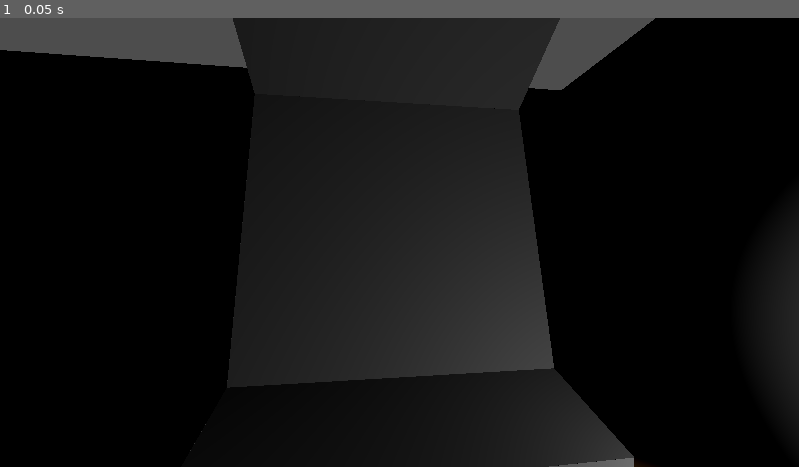
Above: before the commit, frame 1.
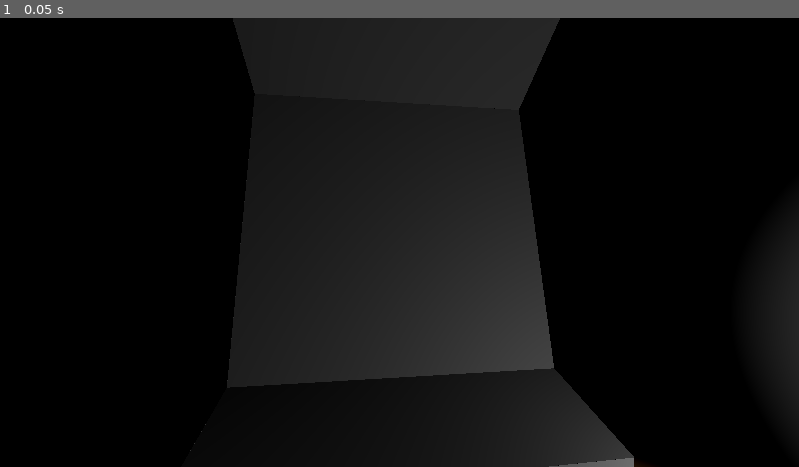
Above: after the commit, the same moment.

Repository: GabrielXP9908/OL-PacMan-Remade----VR-Edition
Game: Godot game, scene res://scenes/main.tscn
The game is run twice, just before and just after one commit, with the same random seed, the same clock (stepped at 60 frames per second) and the same inputs.
Inputs:
- Up to frame 1 (0.05 s): no input

The runs differ from the first frame. In frame 1, 4.0% of the frame differs, in the area x 0-82%, y 0-17%.

Commit message:
Claudes first fix try

Diff:
--- a/scenes/main.tscn
+++ b/scenes/main.tscn
@@ -3,6 +3,8 @@
 [ext_resource type="Script" uid="uid://dnovyslscidjs" path="res://scripts/xr_setup.gd" id="1_sugp2"]
 [ext_resource type="PackedScene" uid="uid://c5fk0wrqan83q" path="res://assets/models/room_test_2.glb" id="2_jyhfs"]
 [ext_resource type="Script" uid="uid://b62gurrnbvfn7" path="res://scripts/vr_input.gd" id="3_tbgi4"]
+
+[sub_resource type="ConvexPolygonShape3D" id="ConvexPolygonShape3D_sugp2"]
 
 [node name="Main" type="Node3D" unique_id=1948331856]
 script = ExtResource("1_sugp2")
@@ -36,12 +38,6 @@
 [node name="Room" parent="." unique_id=1981865854 instance=ExtResource("2_jyhfs")]
 transform = Transform3D(1, 0, 0, 0, 1, 0, 0, 0, 1, 0.115817785, 0, 2.0152528)
 
-[node name="Large" parent="Room/room_test_2/General Room/Ceiling" parent_id_path=PackedInt32Array(1981865854, 335631703) index="0" unique_id=245337755]
-transform = Transform3D(0.9997342, 0.023053756, 0, -0.023053756, 0.9997342, 0, 0, 0, 1, 4.469255, 0.6114305, 0)
-
-[node name="slanted" parent="Room/room_test_2/General Room/Ceiling" parent_id_path=PackedInt32Array(1981865854, 335631703) index="1" unique_id=1079023515]
-transform = Transform3D(0.8660253, 0.5000001, 0, -0.5000001, 0.8660253, 0, 0, 0, 1, 5.110318, -0.0625, 0)
-
 [node name="ArcadeCabinet" type="Node3D" parent="Room" unique_id=1674563165]
 
 [node name="PacManViewport" type="SubViewport" parent="Room/ArcadeCabinet" unique_id=1532084813]
@@ -54,7 +50,11 @@
 
 [node name="CollisionShape3D" type="CollisionShape3D" parent="Room/ArcadeCabinet/StaticBody3D" unique_id=1651739893]
 
+[node name="StaticBody3D" type="StaticBody3D" parent="Room" unique_id=1573538389]
+
+[node name="CollisionShape3D" type="CollisionShape3D" parent="Room/StaticBody3D" unique_id=1837143733]
+transform = Transform3D(1, 0, 0, 0, 1, 0, 0, 0, 1, 0, 0.2797029, -0.27990818)
+shape = SubResource("ConvexPolygonShape3D_sugp2")
+
 [node name="VRInputHandler" type="Node3D" parent="." unique_id=716522563]
 script = ExtResource("3_tbgi4")
-
-[editable path="Room"]
--- a/scripts/xr_setup.gd
+++ b/scripts/xr_setup.gd
@@ -29,3 +29,6 @@
 
 	# PacMan starten
 	GameStateManager.updategamestate(1)
+
+	print("Viewport size: ", pacman_viewport.size)
+	print("Children im Viewport: ", pacman_viewport.get_child_count())
